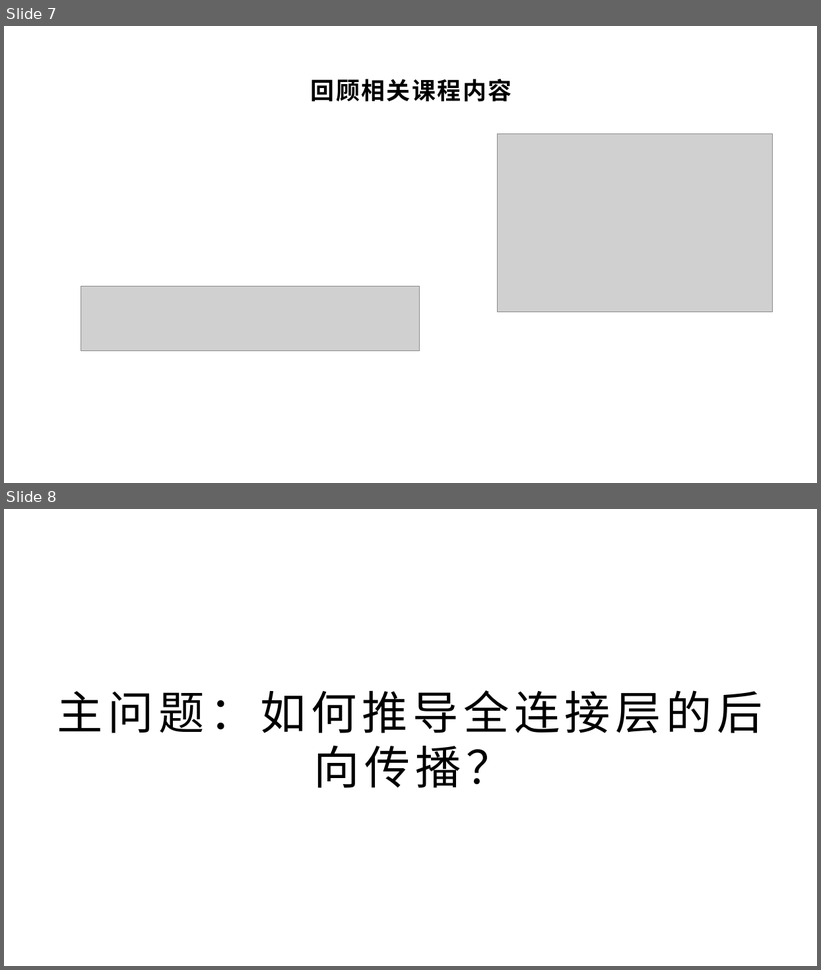
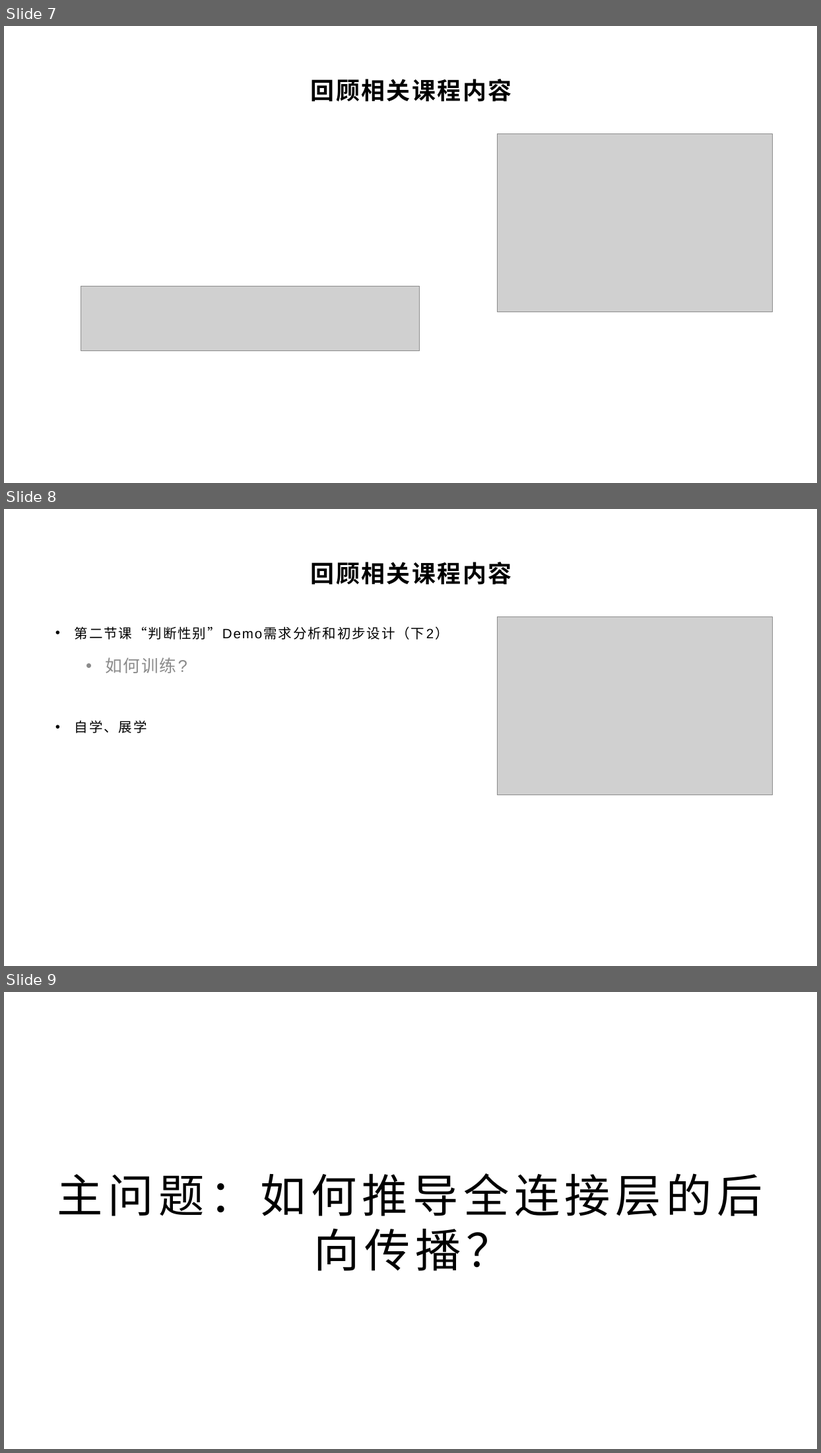
Before and after one commit to yyc-git/DeepLearningEdu, a slide deck: lessons/3_derivation_3/ppt/全连接层的前向和后向传播推导（下）.pptx. Shown one above the other, each under a label of ours: slides 7 and 8 before the commit, slides 7, 8 and 9 after it. The pictures are 821x970 and 821x1453 pixels, drawn with LibreOffice and Linux fonts; fonts in the diff are those of the drawing; grey boxes stand for pictures; background and template pictures are left out. Boxes give left, top, right and bottom in pixels: in the first picture for what was removed or moved away, otherwise in the second. Text is boxed around its words. In the diff, an @@ line names an element or a change of style, - is before the commit and + after.

```diff
--- a/lessons/3_derivation_3/ppt/全连接层的前向和后向传播推导（下）.pptx
+++ b/lessons/3_derivation_3/ppt/全连接层的前向和后向传播推导（下）.pptx
@@ slide 8 added at (4, 509, 817, 966), background picture (left out) @@
@@ title added at (311, 562, 512, 585), 28 pt, text #000000, bold @@
+回顾相关课程内容
@@ text added at (75, 626, 449, 733), 16 pt, text #000000 @@
+• 第二节课“判断性别”Demo需求分析和初步设计（下2）
+  • 如何训练?
+• 自学、展学
@@ picture added at (498, 617, 773, 795) @@
@@ what was slide 8 is now slide 9 @@
```
Also in this commit, not shown: 6 slides changed, 3 other slides added.
